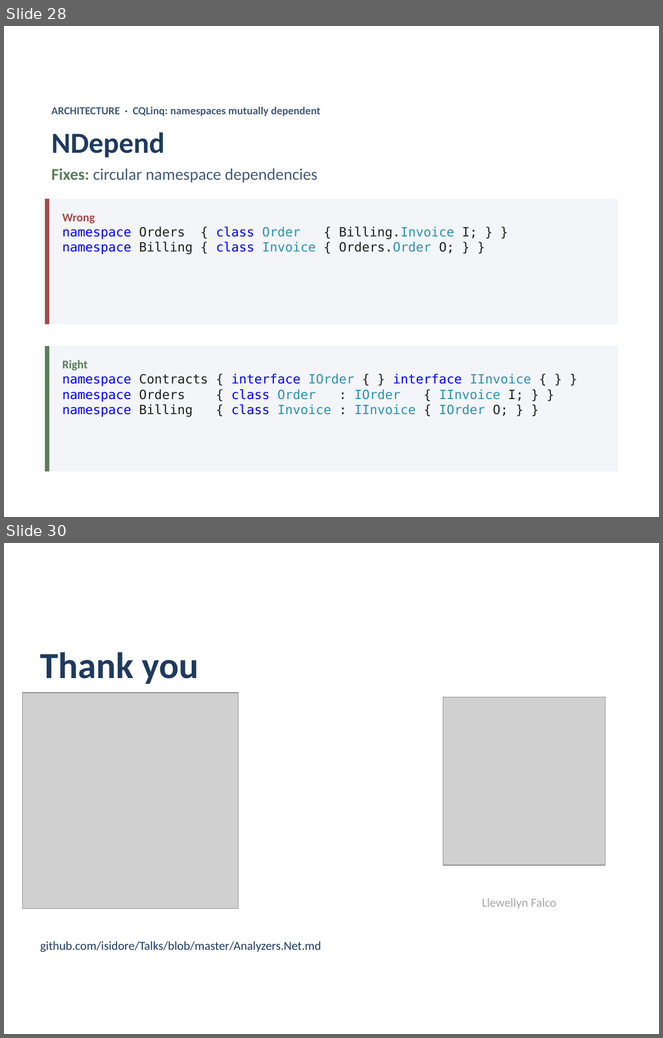
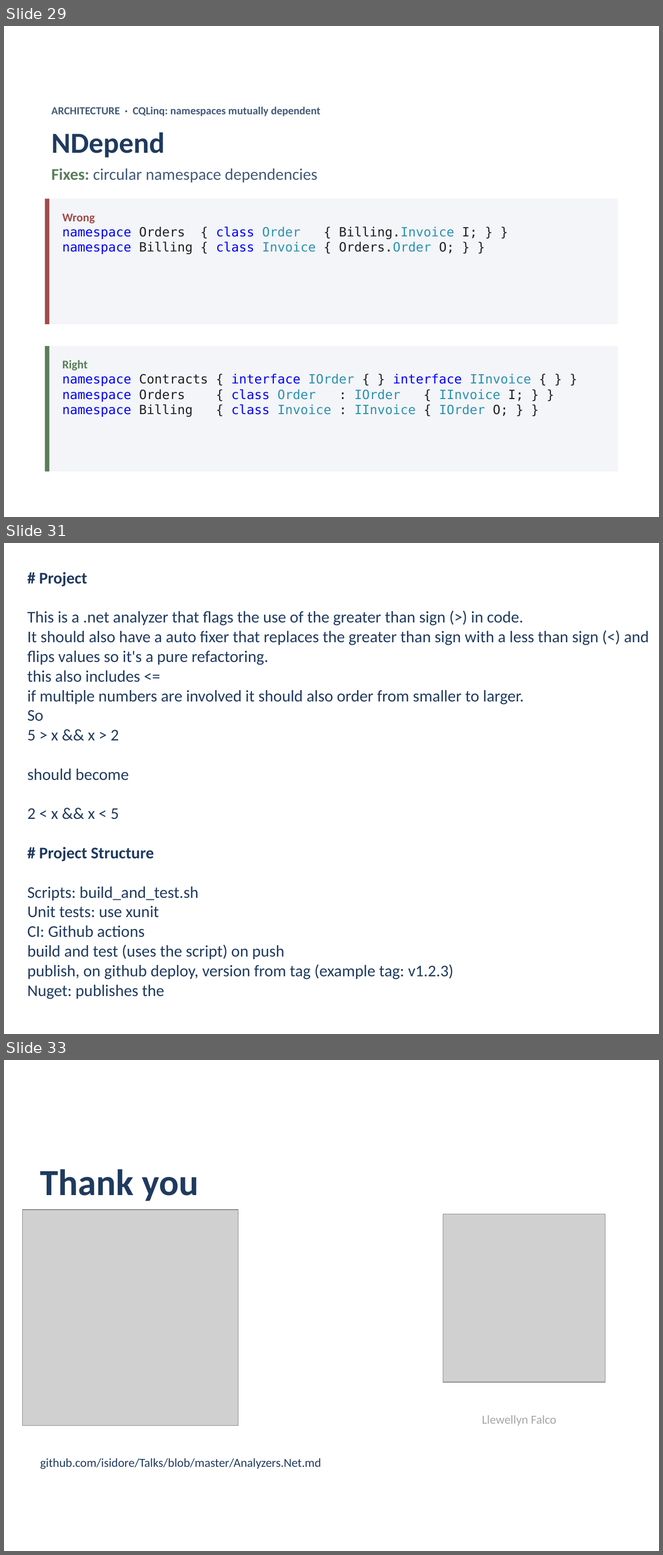
Before and after one commit to isidore/Talks, a slide deck: Slides/Analyzers.Net.pptx. Shown one above the other, each under a label of ours: slides 28 and 30 before the commit, slides 29, 31 and 33 after it; the slides between them are not shown. The pictures are 663x1038 and 663x1555 pixels, drawn with LibreOffice and Linux fonts; fonts in the diff are those of the drawing; grey boxes stand for pictures. Boxes give left, top, right and bottom in pixels: in the first picture for what was removed or moved away, otherwise in the second. Text is boxed around its words. In the diff, an @@ line names an element or a change of style, - is before the commit and + after.

```diff
--- a/Slides/Analyzers.Net.pptx
+++ b/Slides/Analyzers.Net.pptx
@@ slide 31 added at box(4, 543, 659, 1034), background #FFFFFF @@
@@ text added at box(27, 572, 649, 1000), 18 pt, text #1F3A5F @@
+# Project
+This is a .net analyzer that flags the use of the greater than sign (>) in code.
+It should also have a auto fixer that replaces the greater than sign with a less than sign (<) and flips values so it's a pure refactoring.
+this also includes <=
+if multiple numbers are involved it should also order from smaller to larger.
+So
+5 > x && x > 2
+should become
+2 < x && x < 5
+# Project Structure
+Scripts: build_and_test.sh
+Unit tests: use xunit
+CI: Github actions
+build and test (uses the script) on push
+publish, on github deploy, version from tag (example tag: v1.2.3)
+Nuget: publishes the
@@ what was slide 28 is now slide 29 @@
@@ what was slide 30 is now slide 33 @@
```
Also in this commit, not shown: 4 other slides added, 2 slides removed.
